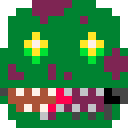
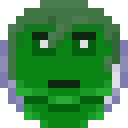
Revision of a layered 128 × 128 image; what changed, layer by layer:
renamed "Layer 12" to "Layer 7", hid it, moved it above "Layer 6", painted on it over left=8, top=0, right=128, bottom=80
removed layer "Layer 3" over left=0, top=0, right=128, bottom=88
hid "Layer 6", painted on it over left=0, top=0, right=128, bottom=88
hid "Layer 8", moved it above "Layer 9", painted on it over left=0, top=88, right=128, bottom=120
moved "Layer 9" above "Layer 10", painted on it over left=0, top=0, right=120, bottom=128
painted on "Layer 10" over left=0, top=0, right=128, bottom=128
